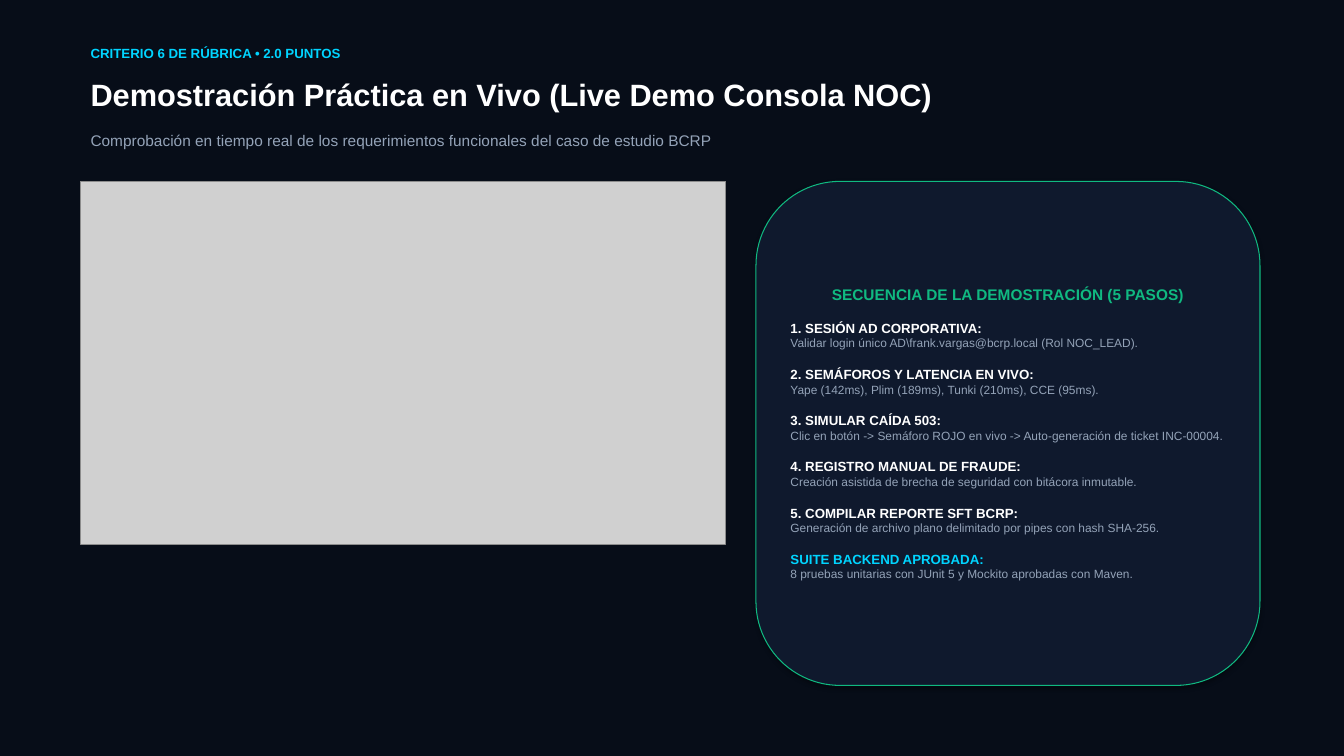
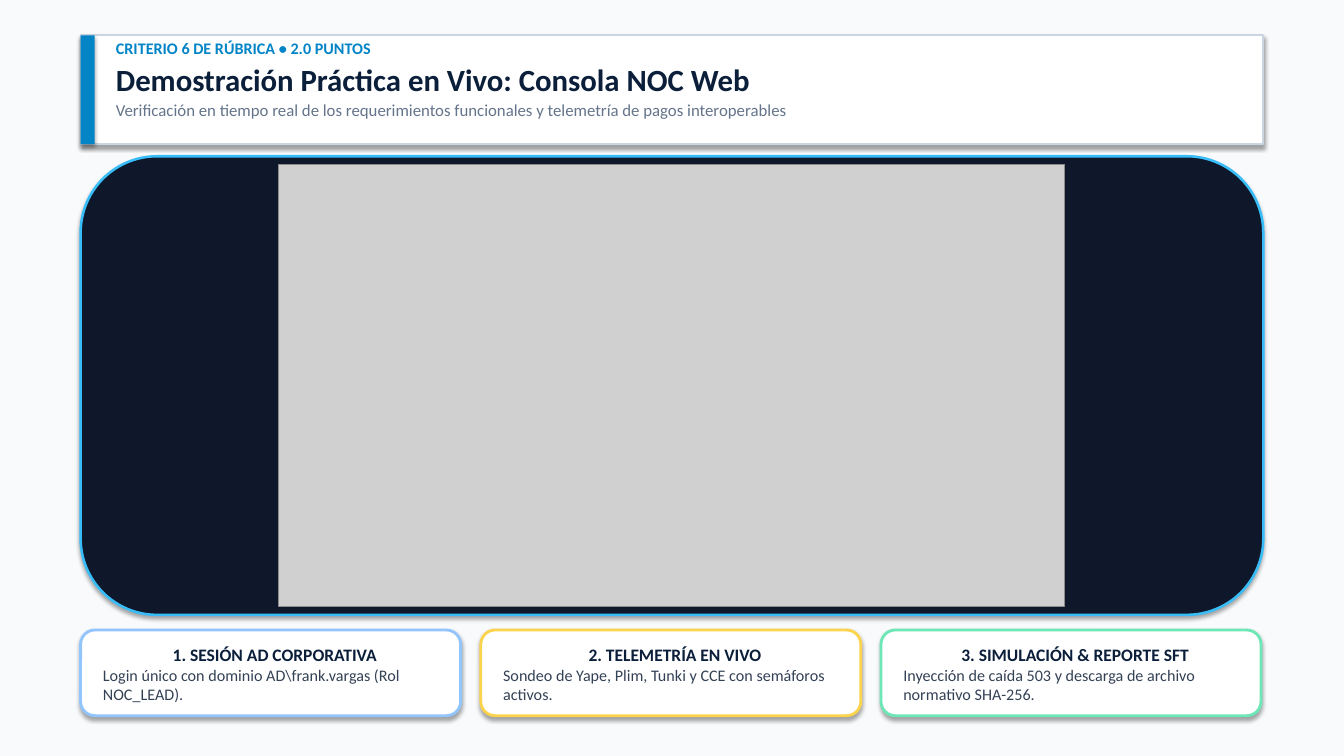
Before and after one commit to frankitoromas-tech/UTP-Curso-Integrador-I-SIGIR-BCRP, a slide deck: slide 11 of 01_DOCUMENTACION_TECNICA/PRESENTACION_EJECUTIVA_APF1.pptx (slide 9 before the commit). Drawn at 1344x756 pixels with LibreOffice and Linux fonts; fonts in the diff are those of the drawing; grey boxes stand for pictures. Boxes give left, top, right and bottom in pixels: in the first picture for what was removed or moved away, otherwise in the second. Text is boxed around its words. In the diff, an @@ line names an element or a change of style, - is before the commit and + after.

```diff
--- a/01_DOCUMENTACION_TECNICA/PRESENTACION_EJECUTIVA_APF1.pptx
+++ b/01_DOCUMENTACION_TECNICA/PRESENTACION_EJECUTIVA_APF1.pptx
@@ rectangle at <box>0,0,1344,756</box>: fill #070D18 to #F8FAFC @@
@@ rectangle added at <box>81,35,1263,144</box>, fill #FFFFFF, outline #CBD5E1 1.5 pt @@
@@ rectangle added at <box>81,35,95,144</box>, fill #0284C7 @@
@@ text removed at <box>91,48,340,58</box> @@
-CRITERIO 6 DE RÚBRICA • 2.0 PUNTOS
@@ text at <box>116,41,786,119</box>: text changed; size 22 to 12 pt; font Arial to Calibri; text colour #FFFFFF to #64748B; bold off @@
-Demostración Práctica en Vivo (Live Demo Consola NOC)
+CRITERIO 6 DE RÚBRICA • 2.0 PUNTOS
+Demostración Práctica en Vivo: Consola NOC Web
+Verificación en tiempo real de los requerimientos funcionales y telemetría de pagos interoperables
@@ text removed at <box>91,134,711,149</box> @@
-Comprobación en tiempo real de los requerimientos funcionales del caso de estudio BCRP
@@ rounded rectangle added at <box>81,156,1263,615</box>, fill #0F172A, outline #38BDF8 1.8 pt @@
@@ picture: place and size @@
-picture at <box>81,181,726,544</box>
+picture at <box>278,164,1065,607</box>
@@ rounded rectangle removed at <box>756,181,1260,686</box> @@
-SECUENCIA DE LA DEMOSTRACIÓN (5 PASOS)
-1. SESIÓN AD CORPORATIVA:
-Validar login único AD\frank.vargas@bcrp.local (Rol NOC_LEAD).
-2. SEMÁFOROS Y LATENCIA EN VIVO:
-Yape (142ms), Plim (189ms), Tunki (210ms), CCE (95ms).
-3. SIMULAR CAÍDA 503:
-Clic en botón -> Semáforo ROJO en vivo -> Auto-generación de ticket INC-00004.
-4. REGISTRO MANUAL DE FRAUDE:
-Creación asistida de brecha de seguridad con bitácora inmutable.
-5. COMPILAR REPORTE SFT BCRP:
-Generación de archivo plano delimitado por pipes con hash SHA-256.
-SUITE BACKEND APROBADA:
-8 pruebas unitarias con JUnit 5 y Mockito aprobadas con Maven.
@@ rounded rectangle added at <box>81,630,461,716</box>, fill #FFFFFF, outline #93C5FD 2 pt, 11.5 pt, text #334155 @@
+1. SESIÓN AD CORPORATIVA
+Login único con dominio AD\frank.vargas (Rol NOC_LEAD).
@@ rounded rectangle added at <box>481,630,861,716</box>, fill #FFFFFF, outline #FCD34D 2 pt, 11.5 pt, text #334155 @@
+2. TELEMETRÍA EN VIVO
+Sondeo de Yape, Plim, Tunki y CCE con semáforos activos.
@@ rounded rectangle added at <box>881,630,1261,716</box>, fill #FFFFFF, outline #6EE7B7 2 pt, 11.5 pt, text #334155 @@
+3. SIMULACIÓN & REPORTE SFT
+Inyección de caída 503 y descarga de archivo normativo SHA-256.
```
Also in this commit, not shown: 6 other slides changed, 7 slides added, 3 slides removed, 6 other files.
